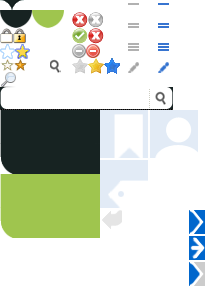
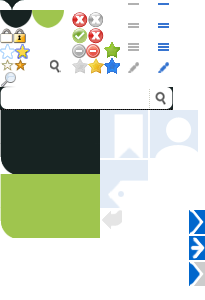
Before/after of a (205, 300) layered artwork. What changed in the layer stack:
added layer "rating - owner" in group "Rating" over (104, 42, 120, 58)
